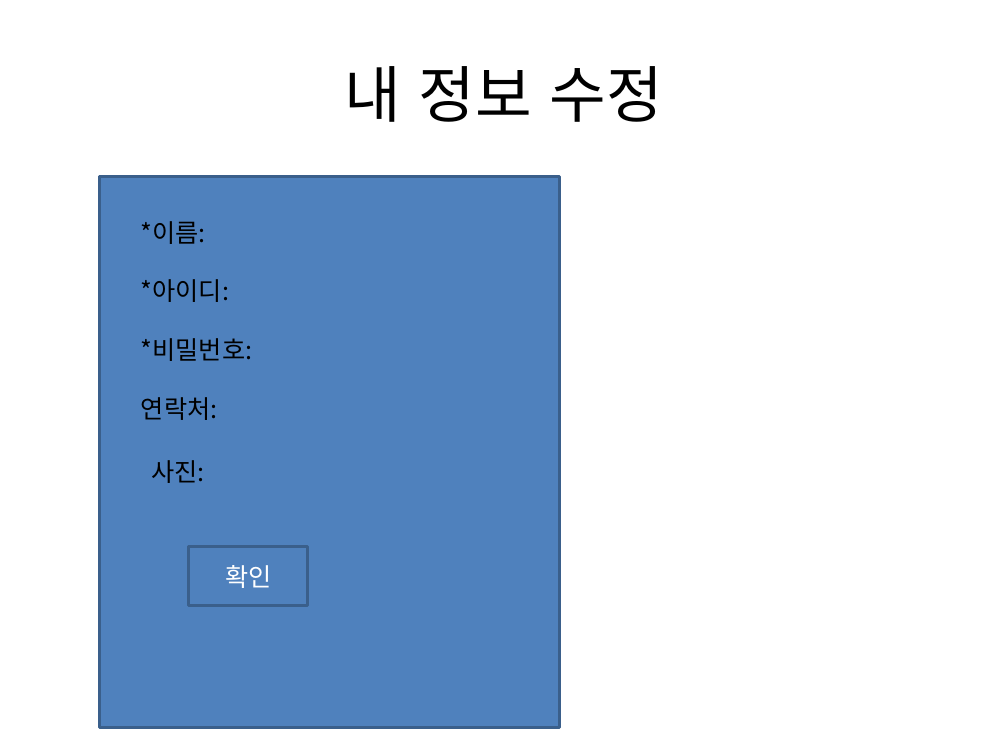
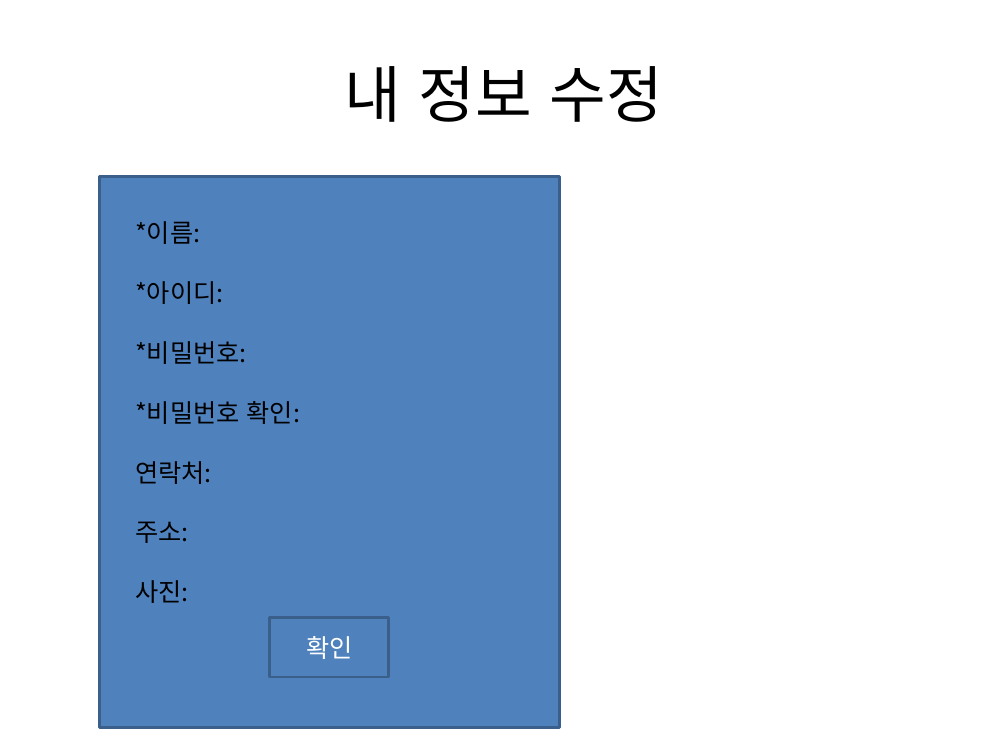
Before and after one commit to sunho7376/Tservice, a slide deck: slide 11 of 애플리케이션design.pptx (slide 9 before the commit). Drawn at 1008x756 pixels with LibreOffice and Linux fonts; fonts in the diff are those of the drawing. Boxes give left, top, right and bottom in pixels: in the first picture for what was removed or moved away, otherwise in the second. Text is boxed around its words. In the diff, an @@ line names an element or a change of style, - is before the commit and + after.

Commit message:
로직 수정 미완성

```diff
--- a/애플리케이션design.pptx
+++ b/애플리케이션design.pptx
@@ 3 texts: place and size @@
-3 texts at bbox=[141, 221, 253, 361]
+3 texts at bbox=[135, 221, 247, 364]
@@ text added at bbox=[135, 401, 300, 424], 18 pt, text #000000 @@
+*비밀번호 확인:
@@ text "연락처:": place and size @@
-text "연락처:" at bbox=[141, 397, 218, 420]
+text "연락처:" at bbox=[135, 461, 212, 484]
@@ text added at bbox=[135, 521, 188, 543], 18 pt, text #000000 @@
+주소:
@@ text "사진:": place and size @@
-text "사진:" at bbox=[152, 460, 205, 483]
+text "사진:" at bbox=[135, 580, 188, 603]
@@ rectangle "확인": place and size @@
-rectangle "확인" at bbox=[188, 546, 307, 606]
+rectangle "확인" at bbox=[270, 618, 389, 677]
```
Also in this commit, not shown: 9 other slides changed, 4 slides added.
